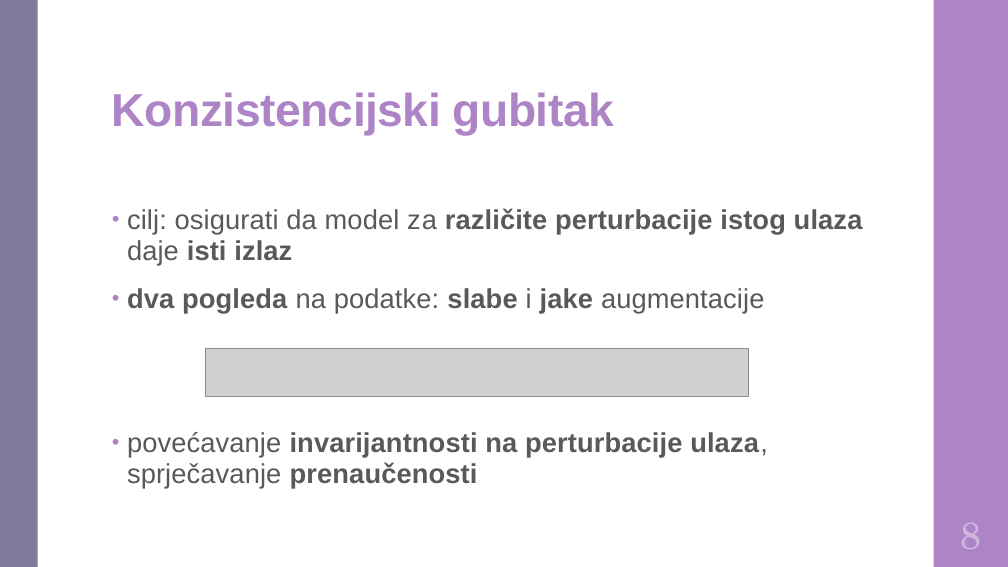
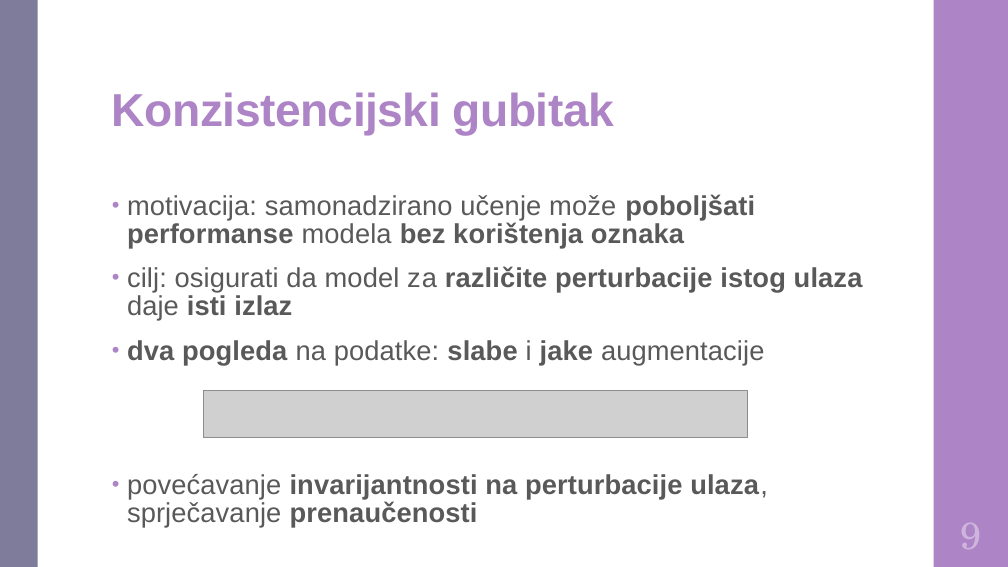
Before and after one commit to DomJamb/Diplomski-Rad-Doku, a slide deck: slide 12 of Prezentacija/Varijacijsko učenje na zašumljenim oznakama.pptx (slide 10 before the commit). Drawn at 1008x567 pixels with LibreOffice and Linux fonts; fonts in the diff are those of the drawing; grey boxes stand for pictures. Boxes give left, top, right and bottom in pixels: in the first picture for what was removed or moved away, otherwise in the second. Text is boxed around its words. In the diff, an @@ line names an element or a change of style, - is before the commit and + after.

```diff
--- a/Prezentacija/Varijacijsko učenje na zašumljenim oznakama.pptx
+++ b/Prezentacija/Varijacijsko učenje na zašumljenim oznakama.pptx
@@ text "motivacija: samonadzirano učenje može poboljšati ...": place and size @@
-text "motivacija: samonadzirano učenje može poboljšati ..." at (127, 208, 863, 488)
+text "motivacija: samonadzirano učenje može poboljšati ..." at (127, 194, 863, 526)
@@ text at (127, 194, 755, 248): paragraph added @@
+• motivacija: samonadzirano učenje može poboljšati performanse modela bez korištenja oznaka
@@ text at (127, 266, 863, 526): line spacing 0.95 to 0.85 @@
@@ picture: place and size @@
-picture at (206, 349, 749, 396)
+picture at (203, 391, 747, 439)
@@ text at (961, 523, 982, 549): text changed @@
-8
+9
```
Also in this commit, not shown: 14 other slides changed, 2 slides added, 1 other file.
